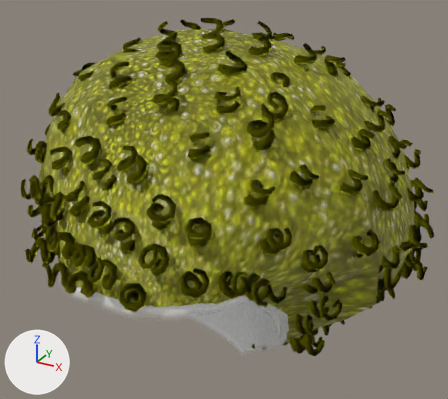
Before and after pictures for a commit that changed the glTF model public/avatar/items/hair_afro.glb.
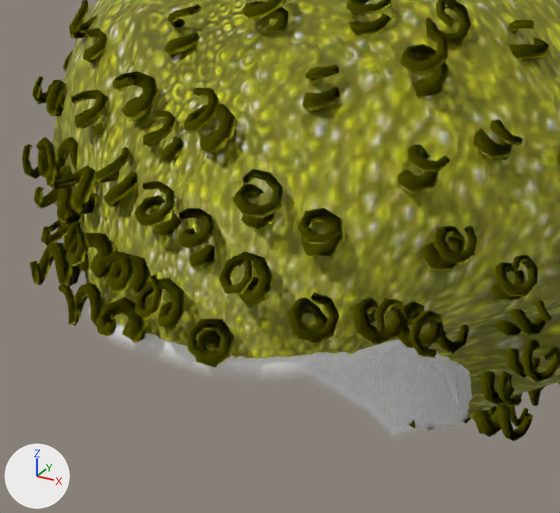
Old and new are each drawn whole from a 50 mm lens placed at (0.196, -0.348, 1.208), pointed at (-0.001, 0.01, 1.029) and again close up on the part from 2% to 76% of the width and 23% to 100% of the height. Lighting does not change. The marker at lower left points along +X, +Y and +Z. The first two pictures are the older version. Vertices at exactly the same position are counted once.

Objects in the first close-up: 'hair_afro_coils', 'hair_afro_scalp', 'hair_afro_volume'.
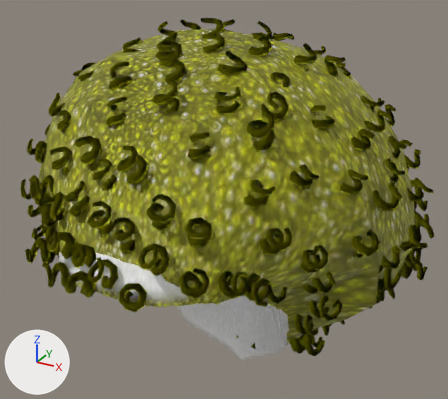
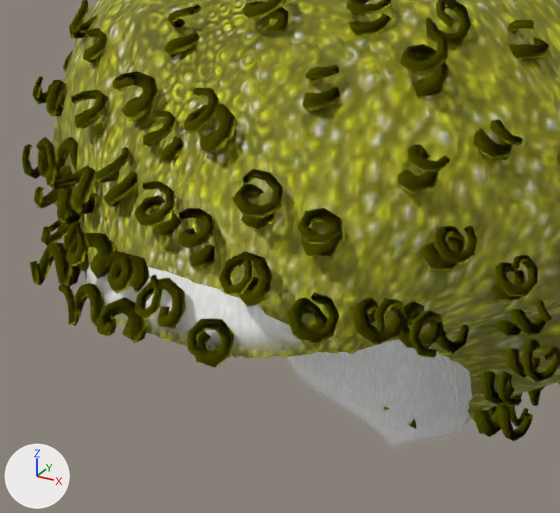
The newer file adds a shape key; the second version is drawn at full value of the shape key 'face_long' of 'hair_afro_scalp', and the change is written as the vertex moves it makes.

Edits to the bpy script that builds the scene:
```text
Change me_hair_afro_scalp:
    used by ob_hair_afro_scalp; location = (0.0, 0.0, 0.0)
    remove me_hair_afro_scalp.from_pydata(...)  # 370 vertices, 644 faces; spans x -0.072..0.072, y -0.133..0.067, z 0.861..1.068
    add me_hair_afro_scalp.from_pydata(...)  # 370 vertices, 644 faces; spans x -0.072..0.072, y -0.133..0.067, z 0.856..1.093
    me_hair_afro_scalp part 1: 360 of 370 vertices moved; they spanned x -0.072..0.072, y -0.133..0.067, z 0.861..1.068 and now span x -0.072..0.072, y -0.133..0.067, z 0.856..1.093; mean shift (0.0, 0.0, 0.006); largest move (0.0, -0.046, 1.068) -> (0.0, -0.046, 1.093)
```

Location of each change, [x1, y1, x2, y2] in pixels of the close-ups (560 x 513 px):
'hair_afro_scalp', reshaped
    before: [115, 322, 473, 436]
    after: [86, 265, 473, 446]
